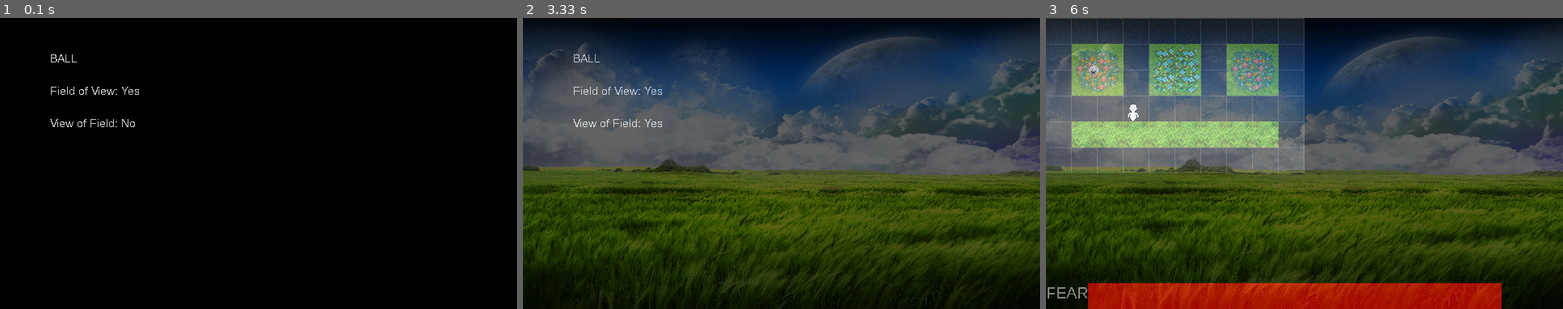
Above: before the commit, frames 1-3 (left to right).
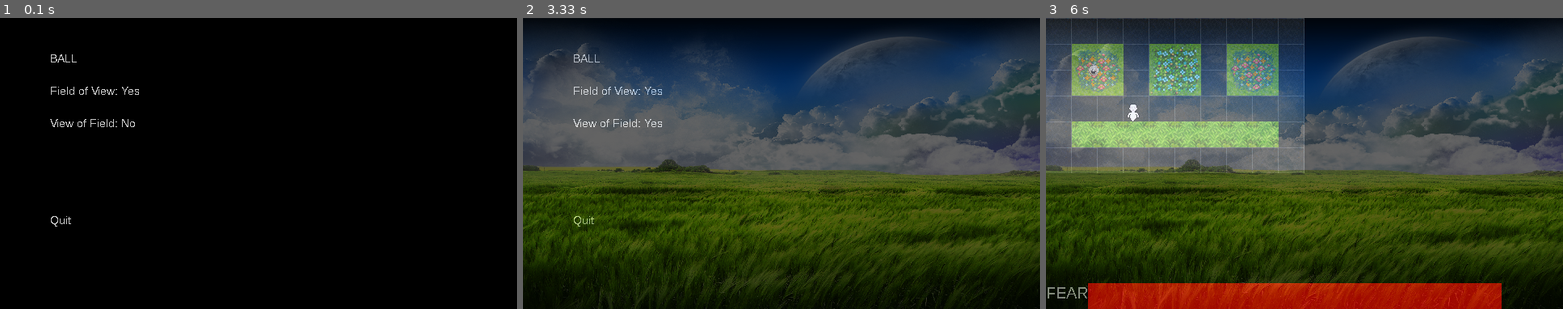
Above: after the commit, the same moments.

Repository: DiscoBizzle/Ghost-Simulator
Game: pygame game, started from Main.py
Same seed, same stepped clock (60 frames per second), same inputs: the game is played once before the commit and once after it. The source is Python 2; it was converted automatically to run under Python 3.
Inputs (mouse positions are in pixels of both pictures, inside the frame that each line leads up to):
- Up to frame 1 (0.1 s): no input
- Up to frame 2 (3.33 s): click (569, 64) at 0.38 s; hold Right 0.67-1.13 s; click (621, 119) at 3.28 s
- Up to frame 3 (6 s): click (1170, 55) at 5.78 s

The runs differ from the first frame. In frame 1, less than 0.1% of the frame differs, in the area x 9-14%, y 68-72%; in frame 2, less than 0.1%; in frame 3, nothing differs.

Commit message:
Add quit button to menu

Diff:
--- a/Menus.py
+++ b/Menus.py
@@ -10,6 +10,7 @@
         self.buttons['main_game'] = Button.Button(self, self.goto_main_game, pos=(60, 40), size=(100, 30), visible=True, text='BALL')
         self.buttons['FOV'] = Button.Button(self, self.FOV_toggle, pos=(60, 80), size=(200, 30), visible=True, text='Field of View: Yes')
         self.buttons['VOF'] = Button.Button(self, self.VOF_toggle, pos=(60, 120), size=(200, 30), visible=True, text='View of Field: No')
+        self.buttons['quit'] = Button.Button(self, self.quit, pos=(60, 240), size=(200, 30), visible=True, text='Quit')
 
     def display(self):
         # self.GameClass.surface.fill((0, 0, 0))
@@ -41,6 +42,9 @@
             self.GameClass.options['VOF'] = True
             self.buttons['VOF'].text = 'View of Field: Yes'
 
+    def quit(self):
+        self.GameClass.gameRunning = False
+
 
 class OptionsMenu(object):
     def __init__(self, GameClass):
